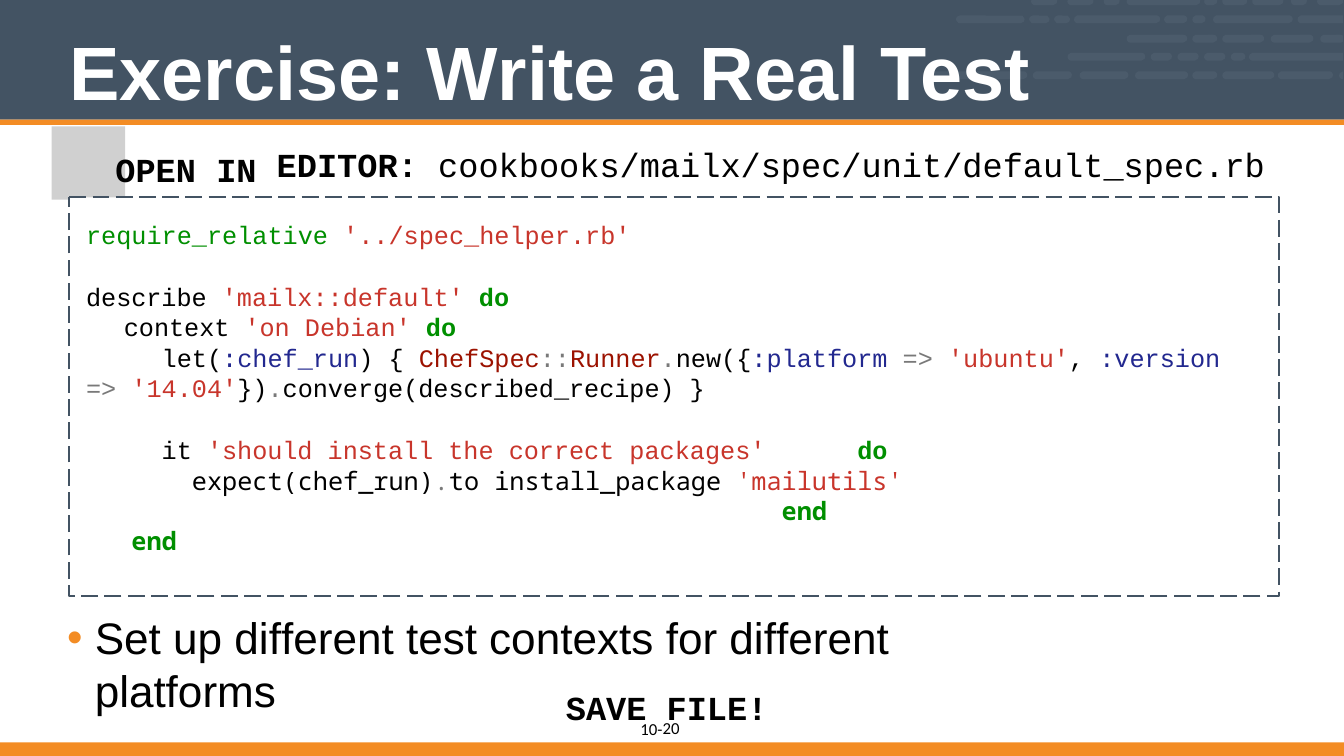
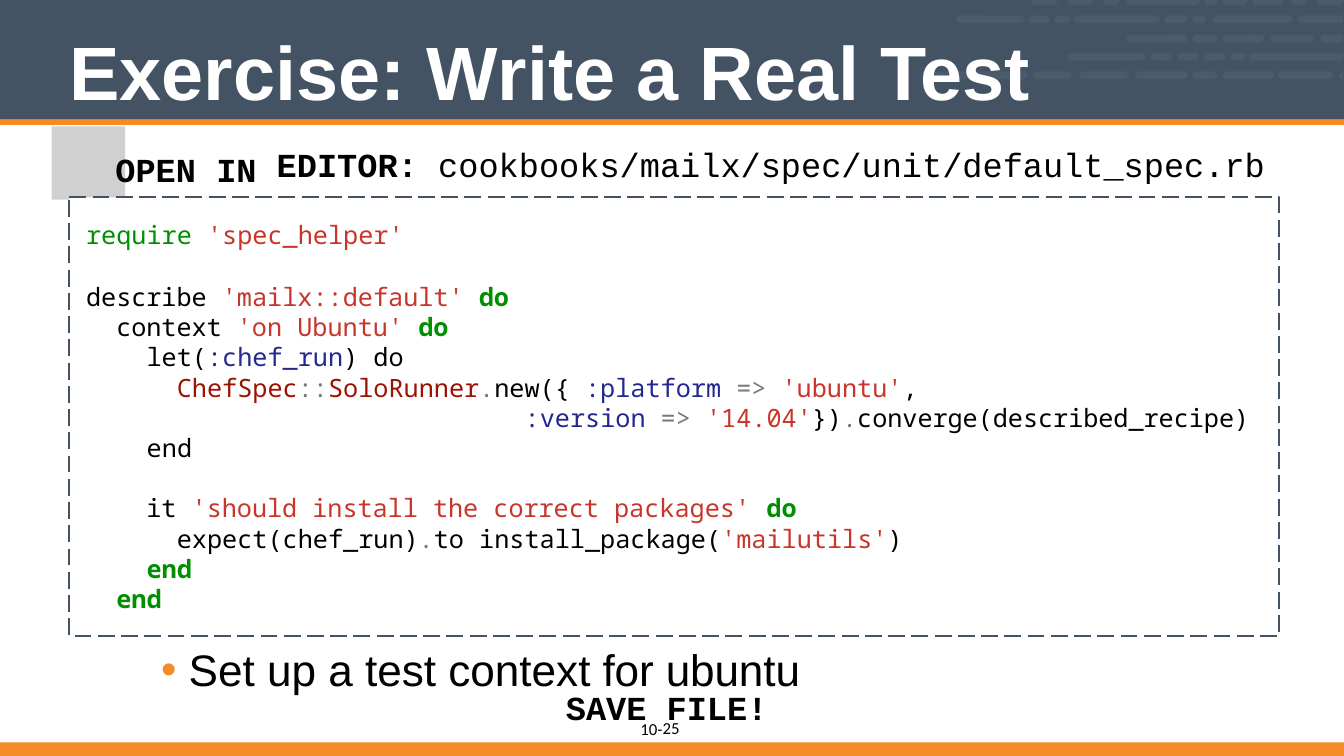
Before and after one commit to vinyar/chef-intermediate, a slide deck: slide 25 of 10-introduction_to_chefspec.pptx (slide 20 before the commit). Drawn at 1344x756 pixels with LibreOffice and Linux fonts; fonts in the diff are those of the drawing; grey boxes stand for pictures. Boxes give left, top, right and bottom in pixels: in the first picture for what was removed or moved away, otherwise in the second. Text is boxed around its words. In the diff, an @@ line names an element or a change of style, - is before the commit and + after.

Commit message:
Update Intro to ChefSpec (Module 10)
* Updated the fonts and formatting
* Updated the commands to remove the 'require_relative'
* Updated to use 'rspec --init' to generate the spec directory
* Added the command generate the spec/unit directory
* Changed coverge to now use ChefSpec::Coverage.start! instead of report! in an at_exit block
* Changed Runner to SoloRunner
* Incluced details about the two different mailx package per platform
* Called the platforms by their platform name instead of platform family

```diff
--- a/10-introduction_to_chefspec.pptx
+++ b/10-introduction_to_chefspec.pptx
@@ freeform shape: place and size @@
-freeform shape at (70,197,1279,596)
+freeform shape at (70,197,1279,636)
@@ text at (86,225,404,250): text changed; font Courier New to Noto Sans Mono @@
-require_relative '../spec_helper.rb'
+require 'spec_helper'
@@ text at (86,286,796,523): font Courier New to Noto Sans Mono in "describe 'mailx::default' do", "it 'should install the correct packages' do"; indent changed @@
@@ text at (116,317,1249,458): text changed; font Courier New to Noto Sans Mono @@
-context 'on Debian' do
-let(:chef_run) { ChefSpec::Runner.new({:platform => 'ubuntu', :version
-=> '14.04'}).converge(described_recipe) }
+context 'on Ubuntu' do
+let(:chef_run) do
+ChefSpec::SoloRunner.new({ :platform => 'ubuntu',
+:version => '14.04'}).converge(described_recipe)
+end
@@ text at (177,528,902,554): text changed @@
-expect(chef_run).to install_package 'mailutils'
+expect(chef_run).to install_package('mailutils')
@@ text at (189,654,800,695): text changed @@
-• Set up different test contexts for different platforms
+• Set up a test context for ubuntu
@@ page number at (663,723,680,734): text changed @@
-20
+25
```
Also in this commit, not shown: 17 other slides changed, 6 slides added, 1 slide removed.
